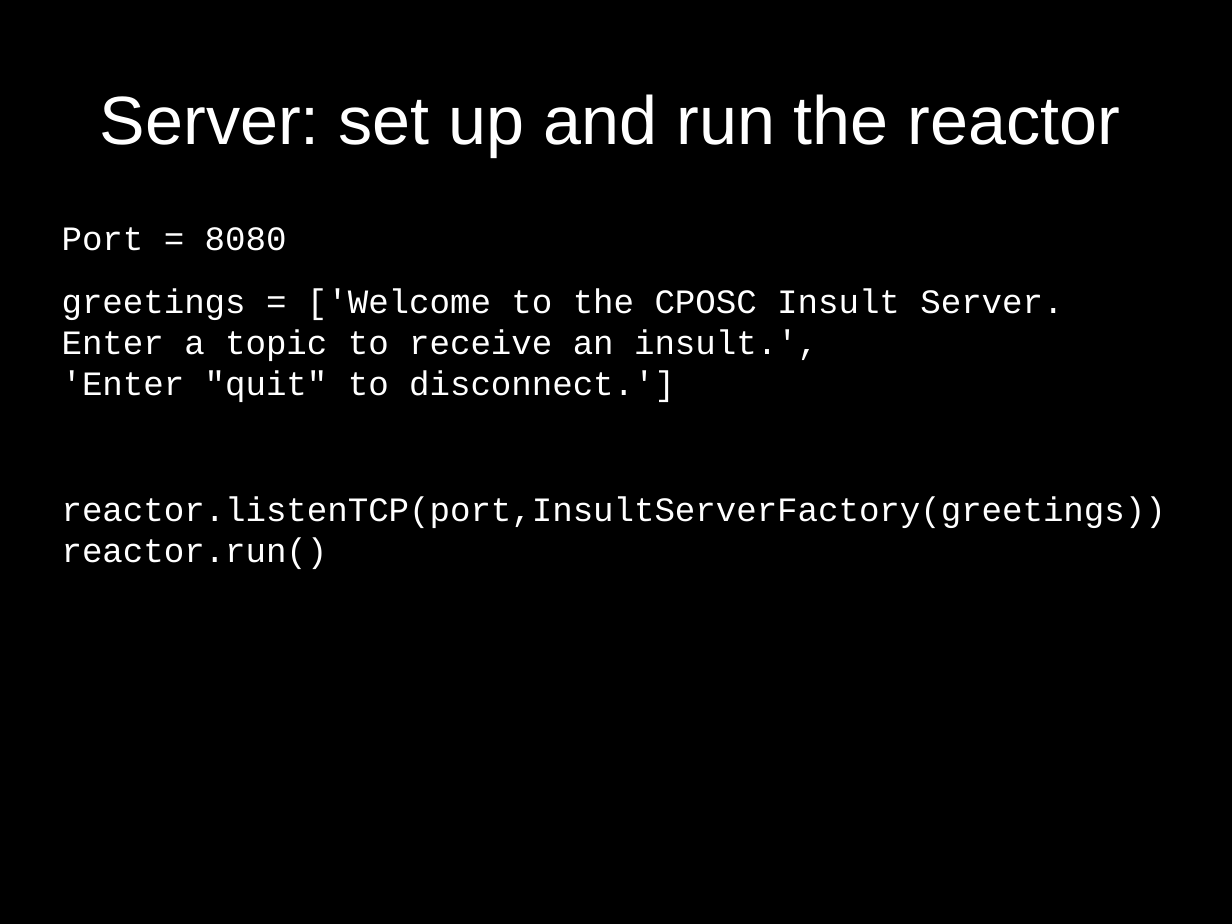
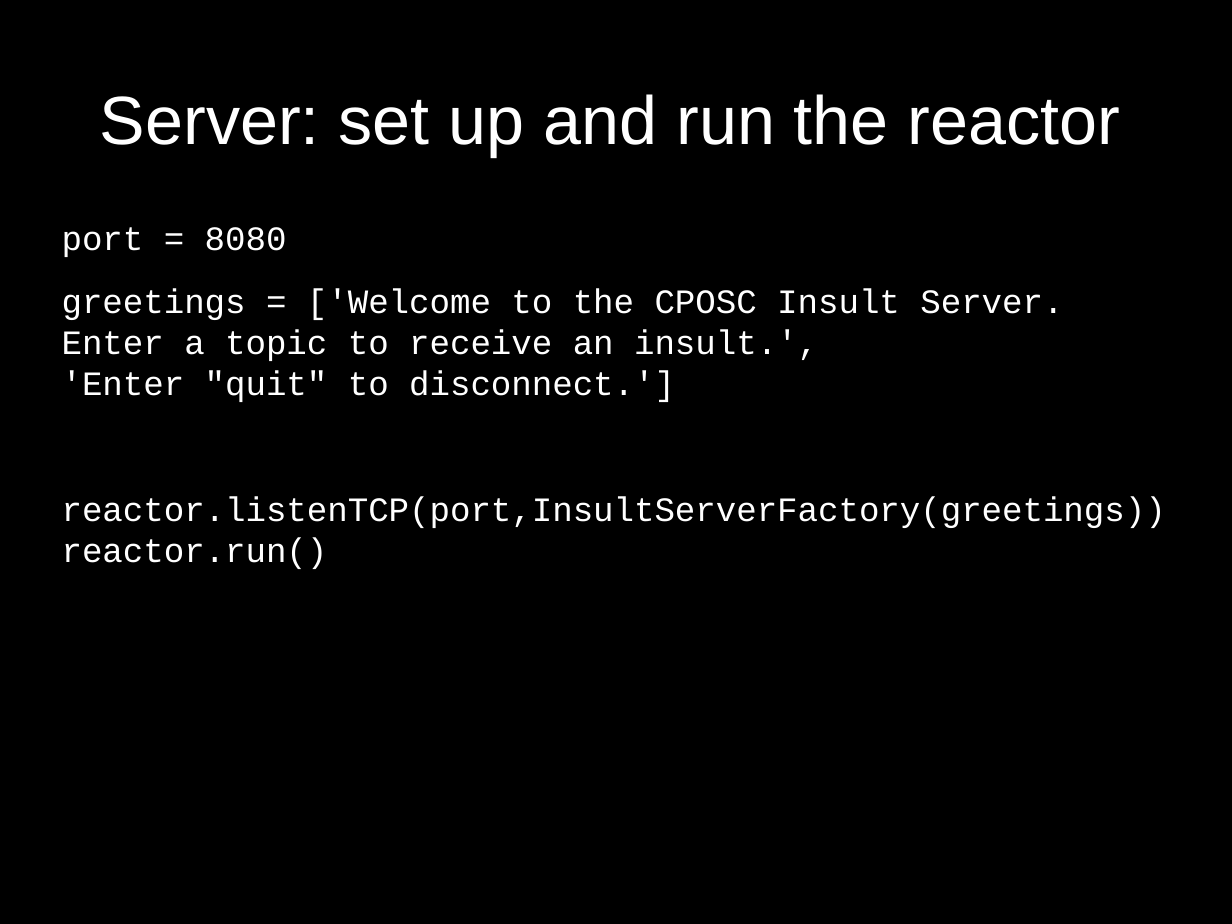
Before and after one commit to tclark/cposc2010, a slide deck: slide 9 of cposc_slides.odp. Drawn at 1232x924 pixels with LibreOffice and Linux fonts; fonts in the diff are those of the drawing. Boxes give left, top, right and bottom in pixels: in the first picture for what was removed or moved away, otherwise in the second. Text is boxed around its words. In the diff, an @@ line names an element or a change of style, - is before the commit and + after.

Commit message:
fixed a typo on a slide

```diff
--- a/cposc_slides.odp
+++ b/cposc_slides.odp
@@ text at (62,227,287,257): text changed @@
-Port = 8080
+port = 8080
```
Also in this commit, not shown: 6 other files.
